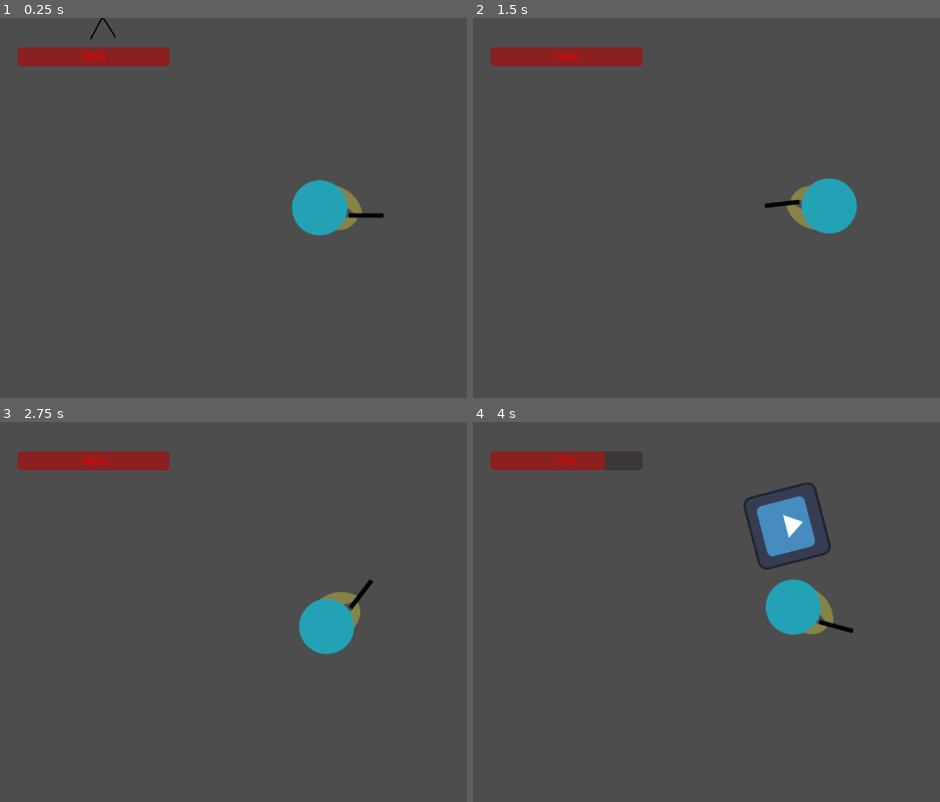
Above: before the commit, frames 1-4 (two rows, left to right).
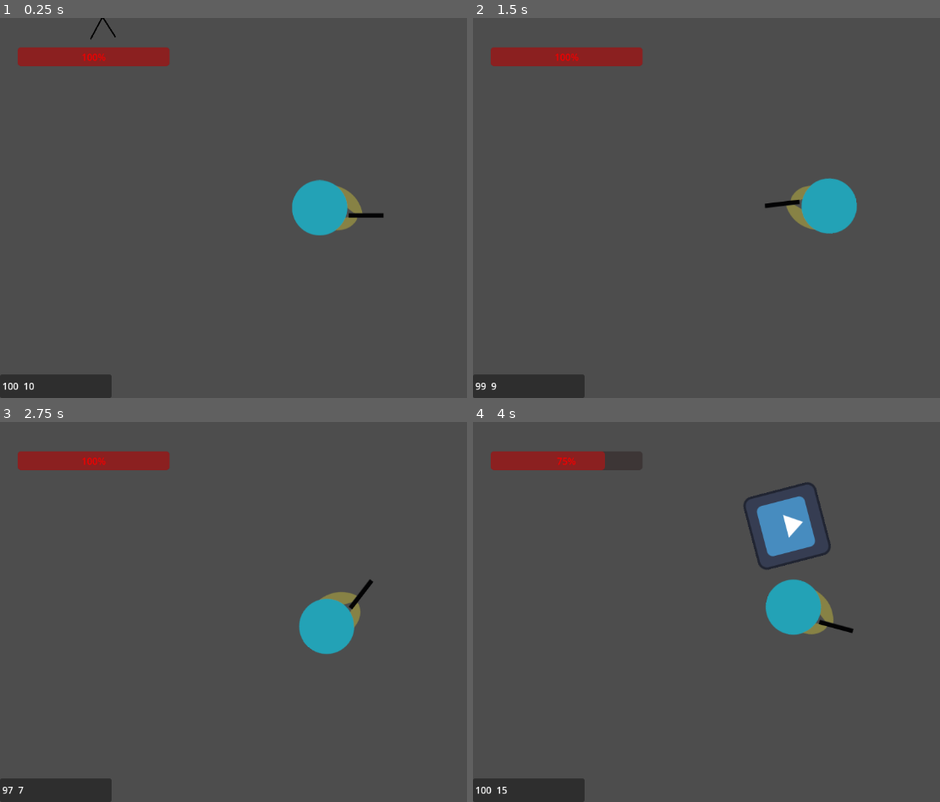
Above: after the commit, the same moments.

Repository: DanikShch/Game
Game: Godot game, scene res://Level/level.tscn
Two runs of this game, one before a commit and one after it. Both use one fixed random seed, a clock stepped at 60 frames per second and the inputs below. The engine's default icon, where the game draws it, is replaced by a stand-in: a white triangle on a blue panel in a dark square.
Inputs (mouse positions are in pixels of both pictures, inside the frame that each line leads up to):
- Up to frame 1 (0.25 s): no input
- Up to frame 2 (1.5 s): tap Enter at 0.5 s; move the mouse to (outside the picture) at 0.52 s; press the mouse at (outside the picture) at 0.53 s; hold D (right) 0.53-1.28 s; tap Space at 1.25 s; move the mouse to (673, 227) at 1.27 s; release the mouse at (673, 227) at 1.28 s; hold S (down) from 1.28 s (still down); tap E (Enable) at 1.35 s
- Up to frame 3 (2.75 s): click (200, 631) at 1.55 s; tap Enter at 2 s; move the mouse to (406, 528) at 2.02 s; release S (down) at 2.03 s; press the mouse at (406, 528) at 2.03 s; hold D (right) from 2.03 s (still down)
- Up to frame 4 (4 s): tap Space at 2.75 s; move the mouse to (776, 688) at 2.77 s; release D (right) at 2.78 s; release the mouse at (776, 688) at 2.78 s; hold W (up) 2.78-3.53 s; tap Mouse wheel down (weapon_change_down) at 2.85 s; click (776, 688) at 3.05 s; move the mouse to (outside the picture) at 3.52 s; press the mouse at (outside the picture) at 3.53 s; hold A (left) from 3.53 s (still down); tap Mouse wheel up (weapon_change_up) at 3.6 s

The runs differ from the first frame. In frame 1, 1.5% of the frame differs, in the area x 0-24%, y 93-100%; in frame 2, 1.5%; in frame 3, 1.5%; in frame 4, 1.5%.

Commit message:
UI для патронов

Diff:
--- a/GLobal/signals.gd
+++ b/GLobal/signals.gd
@@ -2,3 +2,4 @@
 
 signal mob_health(current_hp: int, max_hp: int)
 signal no_target()
+signal ammo(ammo: int, current_ammo: int)
--- a/Gun/AssaultRifle.gd
+++ b/Gun/AssaultRifle.gd
@@ -1,5 +1,5 @@
 extends "res://Gun/gun.gd"
-
+var ammo = 100
 
 # Called when the node enters the scene tree for the first time.
 func _ready():
--- a/Gun/GrenadeLauncher.gd
+++ b/Gun/GrenadeLauncher.gd
@@ -1,5 +1,5 @@
 extends "res://Gun/gun.gd"
-
+var ammo = 100
 var explosion_radius = 70
 # Called when the node enters the scene tree for the first time.
 func _ready():
--- a/Gun/Pistol.gd
+++ b/Gun/Pistol.gd
@@ -1,6 +1,5 @@
 extends "res://Gun/gun.gd"
-
-
+var ammo = 100
 # Called when the node enters the scene tree for the first time.
 func _ready():
 	pass # Replace with function body.
--- a/Gun/Shotgun.gd
+++ b/Gun/Shotgun.gd
@@ -1,5 +1,5 @@
 extends "res://Gun/gun.gd"
-
+var ammo = 100
 var spread_angle = 15.0
 var raycasts: Array = []
 
--- a/Gun/SniperRifle.gd
+++ b/Gun/SniperRifle.gd
@@ -1,6 +1,6 @@
 extends "res://Gun/gun.gd"
 
-
+var ammo = 100
 # Called when the node enters the scene tree for the first time.
 func _ready():
 	pass # Replace with function body.
--- a/Gun/SubmachineGun.gd
+++ b/Gun/SubmachineGun.gd
@@ -1,5 +1,5 @@
 extends "res://Gun/gun.gd"
-
+var ammo = 100
 
 # Called when the node enters the scene tree for the first time.
 func _ready():
--- a/Gun/gun.gd
+++ b/Gun/gun.gd
@@ -32,8 +32,11 @@
 			Signals.emit_signal("mob_health", health, max_health)
 			return
 	Signals.emit_signal("no_target")
+	Signals.emit_signal("ammo", guns[current_gun].ammo, current_ammo)
 
 func shoot():
+	if guns[current_gun].ammo == 0:
+		return
 	if current_ammo <= 0:
 		if !reloading:
 			reload()
@@ -41,6 +44,7 @@
 	if can_shoot:
 		can_shoot = false
 		current_ammo -= 1
+		guns[current_gun].ammo -= 1
 		$DelayTimer.start()
 		if current_gun == "Shotgun":
 			$Shotgun.shoot()
@@ -69,7 +73,10 @@
 	can_shoot = false
 	$ReloadTimer.start()
 	await $ReloadTimer.timeout
-	current_ammo = magazine_size
+	if magazine_size > guns[current_gun].ammo:
+		current_ammo = guns[current_gun].ammo
+	else:
+		current_ammo = magazine_size
 	can_shoot = true
 	reloading = false
 
--- a/UI/UI.gd
+++ b/UI/UI.gd
@@ -9,6 +9,7 @@
 func _ready():
 	Signals.connect("mob_health",Callable(self,"_set_mob_health"))
 	Signals.connect("no_target",Callable(self,"_on_no_target"))
+	Signals.connect("ammo",Callable(self,"_change_ammo"))
 	update_max_player_hp(player.max_health)
 	update_player_hp(player.health)
 	print(player.max_health)
@@ -32,3 +33,7 @@
 
 func _on_no_target():
 	mob_hp_bar.visible = false
+
+func _change_ammo(ammo: int, current_ammo: int):
+	$Control/PanelContainer/HBoxContainer/Ammo.text = str(ammo)
+	$Control/PanelContainer/HBoxContainer/CurrentAmmo.text = str(current_ammo)
--- a/UI/UI.tscn
+++ b/UI/UI.tscn
@@ -32,3 +32,29 @@
 offset_bottom = 82.0
 grow_horizontal = 2
 value = 100.0
+
+[node name="PanelContainer" type="PanelContainer" parent="Control"]
+layout_mode = 1
+anchors_preset = 2
+anchor_top = 1.0
+anchor_bottom = 1.0
+offset_top = -40.0
+offset_right = 190.0
+grow_vertical = 0
+
+[node name="HBoxContainer" type="HBoxContainer" parent="Control/PanelContainer"]
+layout_mode = 2
+
+[node name="TextureRect" type="TextureRect" parent="Control/PanelContainer/HBoxContainer"]
+layout_mode = 2
+
+[node name="Ammo" type="Label" parent="Control/PanelContainer/HBoxContainer"]
+layout_mode = 2
+text = "qwe"
+
+[node name="TextureRect2" type="TextureRect" parent="Control/PanelContainer/HBoxContainer"]
+layout_mode = 2
+
+[node name="CurrentAmmo" type="Label" parent="Control/PanelContainer/HBoxContainer"]
+layout_mode = 2
+text = "wqe"
